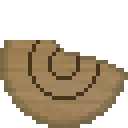
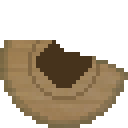
Revision of a layered (128, 128) image; what changed, layer by layer:
added layer "Layer 3" above "Layer 2" over [36, 40, 92, 88]
painted on "Layer 2" over [28, 40, 100, 100]
